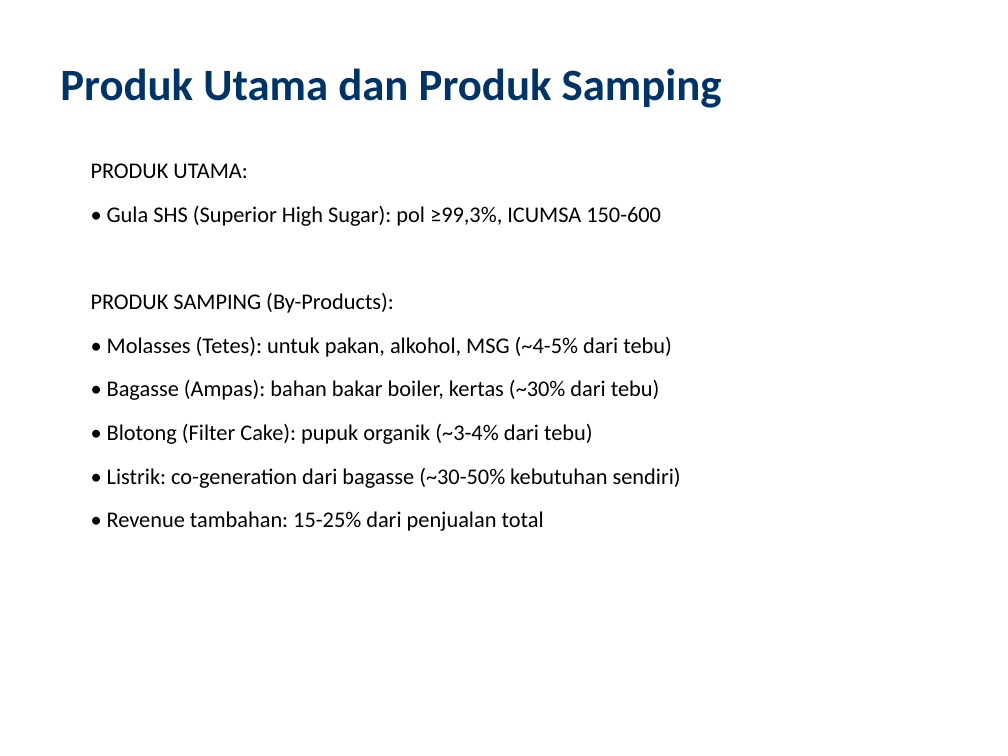
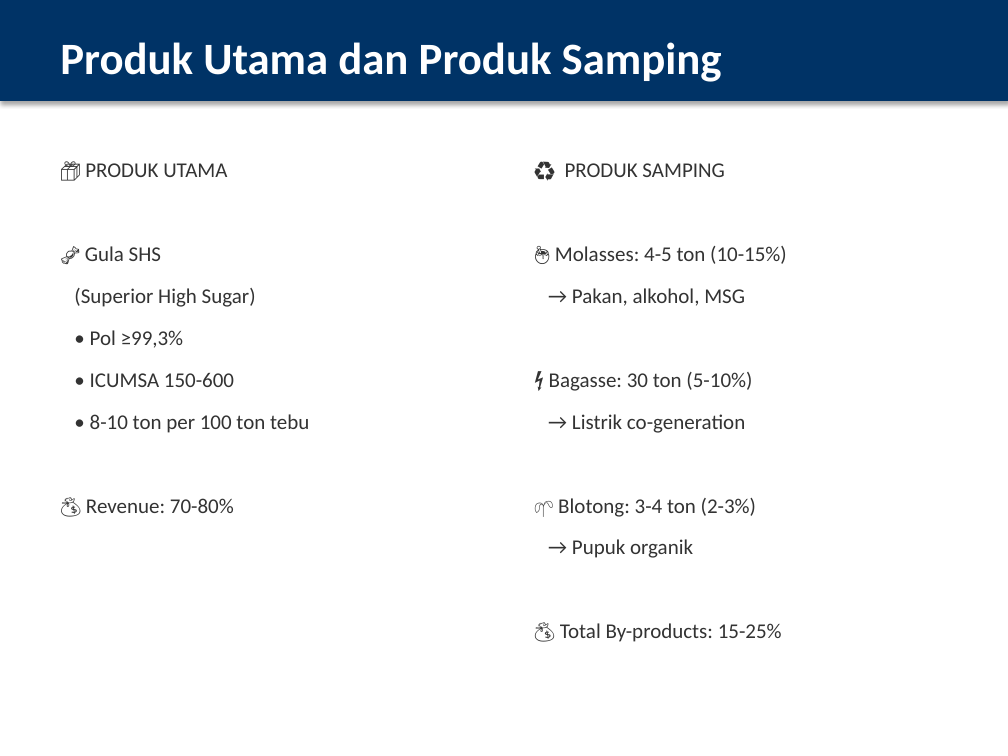
Before and after one commit to thereaintnocheaphappiness-cmyk/buat-tugas, a slide deck: slide 9 of PPT_Overview_Pabrik_Gula_IMPROVED.pptx (slide 8 before the commit). Drawn at 1008x756 pixels with LibreOffice and Linux fonts; fonts in the diff are those of the drawing. Boxes give left, top, right and bottom in pixels: in the first picture for what was removed or moved away, otherwise in the second. Text is boxed around its words. In the diff, an @@ line names an element or a change of style, - is before the commit and + after.

Commit message:
Improve PPT with visual enhancements: color-coded boxes, flow diagrams, KPI cards, two-column layouts, emoji icons, and professional design

```diff
--- a/PPT_Overview_Pabrik_Gula_IMPROVED.pptx
+++ b/PPT_Overview_Pabrik_Gula_IMPROVED.pptx
@@ rectangle added at box(0, 0, 1008, 101), fill #003366, outline #003366 0.75 pt @@
@@ text "Produk Utama dan Produk Samping": place and size @@
-text "Produk Utama dan Produk Samping" at box(60, 68, 722, 108)
+text "Produk Utama dan Produk Samping" at box(60, 42, 722, 82)
@@ text "Produk Utama dan Produk Samping" at box(60, 42, 722, 82): text colour #003366 to #FFFFFF @@
@@ text added at box(74, 163, 309, 513), 15 pt, text #333333 @@
+📦 PRODUK UTAMA
+🍬 Gula SHS
+(Superior High Sugar)
+• Pol ≥99,3%
+• ICUMSA 150-600
+• 8-10 ton per 100 ton tebu
+💰 Revenue: 70-80%
@@ text removed at box(91, 163, 681, 531) @@
-PRODUK UTAMA:
-• Gula SHS (Superior High Sugar): pol ≥99,3%, ICUMSA 150-600
-PRODUK SAMPING (By-Products):
-• Molasses (Tetes): untuk pakan, alkohol, MSG (~4-5% dari tebu)
-• Bagasse (Ampas): bahan bakar boiler, kertas (~30% dari tebu)
-• Blotong (Filter Cake): pupuk organik (~3-4% dari tebu)
-• Listrik: co-generation dari bagasse (~30-50% kebutuhan sendiri)
-• Revenue tambahan: 15-25% dari penjualan total
@@ text added at box(549, 163, 787, 642), 15 pt, text #333333 @@
+♻️ PRODUK SAMPING
+🍯 Molasses: 4-5 ton (10-15%)
+→ Pakan, alkohol, MSG
+⚡ Bagasse: 30 ton (5-10%)
+→ Listrik co-generation
+🌱 Blotong: 3-4 ton (2-3%)
+→ Pupuk organik
+💰 Total By-products: 15-25%
```
Also in this commit, not shown: 15 other slides changed, 2 slides added, 1 slide removed.
